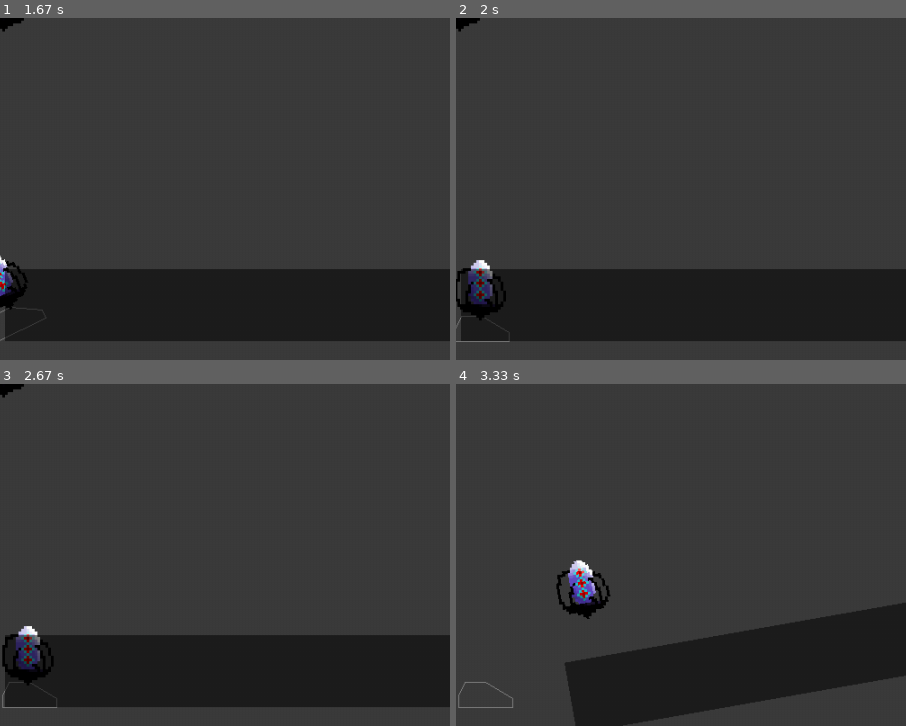
Above: before the commit, frames 1-4 (two rows, left to right).
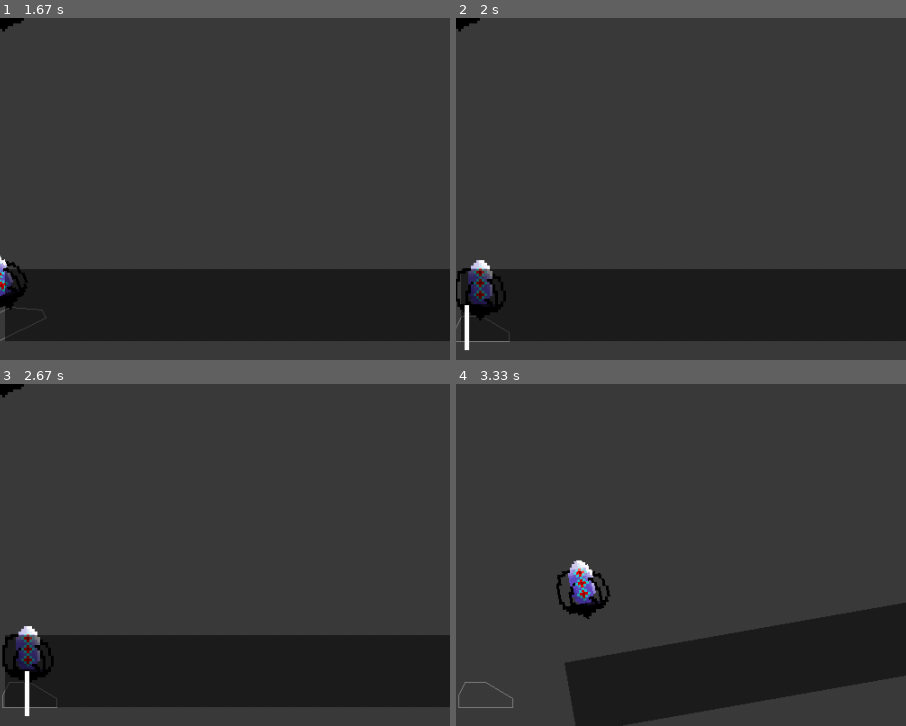
Above: after the commit, the same moments.

Repository: fireing123/pygame_phyics
Game: pygame game, started from example.py
The game is run twice, just before and just after one commit, with the same random seed, the same clock (stepped at 60 frames per second) and the same inputs.
Inputs (mouse positions are % of the whole screen's width and height, from its top left):
- Up to frame 1 (1.67 s): tap Enter at 0.33 s; click (50, 54) at 0.72 s; click (70, 92) at 1.55 s
- Up to frame 2 (2 s): tap Space at 1.83 s
- Up to frame 3 (2.67 s): tap Space at 2.23, 2.53 s
- Up to frame 4 (3.33 s): click (40, 47) at 2.72 s; tap Space at 3.07 s; tap W at 3.15 s
The pictures show only the part of the screen within x 39-89%, y 50-100%; the shares and areas given below are measured in that part.

Frame 1 is identical in both runs. In frame 2, 0.2% of the frame differs, in the area x 1-4%, y 83-98%; in frame 3, 0.2%, in the area x 5-7%, y 83-98%; in frame 4, nothing differs.

Commit message:
inputfield

Diff:
--- a/pygame_phyics/input.py
+++ b/pygame_phyics/input.py
@@ -8,7 +8,7 @@
     def get_key(cls, key_code):
         """입력을 받는지 확인함니다"""
 
-        if cls.key_board.get(key_code) <= 2:
+        if cls.key_board.get(key_code, 0) <= 2:
             return True
         return False
 
@@ -16,7 +16,7 @@
     def get_key_down(cls, key_code):
         """이 키가 눌리는 순간인지 확인합니다"""
 
-        if cls.key_board.get(key_code) == 2:
+        if cls.key_board.get(key_code, 0) == 2:
             return True
         return False
 
@@ -24,7 +24,7 @@
     def get_key_up(cls, key_code):
         """이 키가 더이상 입력을 받지 않는지 확인합니다"""
 
-        if cls.key_board.get(key_code) == 1:
+        if cls.key_board.get(key_code, 0) == 1:
             return True
         return False
 
--- a/pygame_phyics/object.py
+++ b/pygame_phyics/object.py
@@ -15,7 +15,7 @@
 from pygame_phyics.event import Event
 import pygame_phyics.util as util
 from pygame_phyics.vector import Vector
-from pygame_phyics.timertask import TimerTask
+from pygame_phyics.timertask import TimerTask, OnceTimerTask
 import pygame_phyics.game as game
 import math
 
@@ -283,22 +283,63 @@
         self.image = ImageObject(self, surface=rect, type='topleft')
         self.rect = self.image.rect
         self.image.og_image.fill((0, 0, 0, 128))
+        self.input_line = ImageObject(self, surface=(5, scale[1]), type="topleft")
+        self.input_line.og_image.fill((255,255,255, 255))
+
         self.field = Text(name+"field", tag, visible, layer, position, angle, scale[1], color, font, interval)
         self.text = ""
         self.focused = False
         self.editing_pos = 0
+
         self.text_edit = False
         self.text_editing = ""
         self.text_editing_pos = 0
+
+        self.backspace = False
         self.stay = False
+        self.timertask = TimerTask(600, self.toggle_bar)
+        self.backtime = TimerTask(200, lambda :self.focus_cut(1))
+        self.wait_backspace = OnceTimerTask(1200, self.toggle_backspace)
+
         self.input_event = Event()
-        self.timertask = TimerTask(600, self.toggle_bar)
-        self.input_line = ImageObject(self, surface=(5, scale[1]), type="topleft")
-        self.input_line.og_image.fill((255,255,255, 0))
         game.event_event.add_lisner(self.inputfield_event)
+
+    def bar_reset(self):
+        self.timertask.reset()
+        self.input_line.visible = True
 
     def toggle_bar(self):
         self.input_line.visible = not self.input_line.visible
+
+    def toggle_backspace(self):
+        self.backspace = not self.backspace
+
+    def insert(self, index, value):
+        self.text = util.string_insert(self.text, value, index)
+
+    def cut(self, range):
+        self.text = util.string_cut(self.text, range)
+
+    def focus_insert(self, value):
+        self.insert(self.editing_pos, value)
+        self.set_edit_pos(len(value), add=True)
+
+    def focus_cut(self, size):
+        self.cut((self.editing_pos-size, self.editing_pos))
+        self.set_edit_pos(size, sub=True)
+
+    def set_edit_pos(self, pos, **kwargs):
+        if kwargs.get("add"):
+            pos += self.editing_pos
+        elif kwargs.get("sub"):
+            pos = self.editing_pos - pos
+        length = len(self.text+self.text_editing)
+        if 0 >= pos:
+            self.editing_pos = 0
+        elif pos > length:
+            self.editing_pos = length
+        else:
+            self.editing_pos = pos
 
     def on_mouse_enter(self, pos):
         self.stay = True
@@ -311,11 +352,42 @@
         self.stay = False
 
     def update(self):
+        if Input.get_key_down(pygame.K_BACKSPACE):
+            if len(self.text) > 0 and self.editing_pos > 0:
+                self.focus_cut(1)
+                self.wait_backspace.reset()
+                self.bar_reset()
+
+        elif Input.get_key_down(pygame.K_DELETE):
+            self.cut((self.editing_pos, self.editing_pos+1))
+
+        elif Input.get_key_down(pygame.K_LEFT):
+            self.set_edit_pos(1, sub=True)
+            self.bar_reset()
+
+        elif Input.get_key_down(pygame.K_RIGHT):
+            self.set_edit_pos(1, add=True)
+            self.bar_reset()
+
+        elif Input.get_key_down(13):
+            self.focus_insert(NEWLINE)
+
+        elif Input.get_key_down(pygame.K_KP_ENTER):
+            self.focused = False
+            self.input_event.invoke(self.text)
+
+        elif Input.get_key(pygame.K_BACKSPACE):
+            self.wait_backspace.run_periodic_task()
+
+        elif Input.get_key_up(pygame.K_BACKSPACE):
+            self.backspace = False
+
         self.rect = self.image.rect
         self.image.update()
 
         if not self.stay and Input.get_mouse_down(0):
             self.focused = False
+
         self.field.text = self.text + self.text_editing
         edit_text_pos = self.editing_pos + len(self.text_editing)
 
@@ -324,49 +396,27 @@
 
             if self.input_line.visible:
                 self.input_line.position = self.field.get_position(edit_text_pos)
+
         self.input_line.update()
 
     def inputfield_event(self, event):
         if self.focused:
-            if event.type == pygame.KEYDOWN:
-                if event.key == pygame.K_BACKSPACE:
-                    if len(self.text) > 0 and self.editing_pos > 0:
-                        self.text = util.string_cut(self.text, (self.editing_pos-1, self.editing_pos))
-                        self.editing_pos = max(0, self.editing_pos - 1)
-                        self.timertask.reset()
-
-                elif event.key == pygame.K_DELETE:
-                    self.text = util.string_cut(self.text, (self.editing_pos, self.editing_pos+1))
-
-                elif event.key == pygame.K_LEFT:
-                    self.editing_pos = max(0, self.editing_pos - 1)
-                elif event.key == pygame.K_RIGHT:
-                    self.editing_pos = min(
-                        len(self.text), self.editing_pos + 1
-                    )
-                elif event.key == 13:
-                    self.text = util.string_insert(self.text, NEWLINE, self.editing_pos)
-                    self.editing_pos += 1
-                elif event.key == pygame.K_KP_ENTER:
-                    self.focused = False
-                    self.input_event.invoke(self.text)
-            elif event.type == pygame.TEXTEDITING:
+            if event.type == pygame.TEXTEDITING:
                 self.text_edit = True
                 self.text_editing = event.text
                 self.text_editing_pos = event.start
-                self.timertask.reset()
+                self.bar_reset()
             elif event.type == pygame.TEXTINPUT:
                 self.text_edit = False
                 self.text_editing = ""
-                self.text = util.string_insert(self.text, event.text, self.editing_pos)
-                self.editing_pos += len(event.text)
-                self.timertask.reset()
+                self.focus_insert(event.text)
+                self.bar_reset()
 
     def render(self, surface, camera):
         self.image.render(surface, camera)
-        self.input_line.render(surface, camera)
         self.field.render(surface, camera)
-
+        if self.focused:
+            self.input_line.render(surface, camera)
 class TileMap(GameObject):
     def __init__(self, name: str, tag, visible, layer, tiles, data):
         super().__init__(name, tag, visible, layer)
--- a/pygame_phyics/timertask.py
+++ b/pygame_phyics/timertask.py
@@ -6,7 +6,8 @@
     def __init__(self, tick, event, *value, **kwargs):
         self.tick = tick
         self.last_update = 0
-        if not inspect.ismethod(event):
+        print(type(event), inspect.ismethod(event))
+        if inspect.ismethod(event) and inspect.isfunction(event):
             raise FunctionError(f"입력받은 값은 는 함수가 아닙니다")
         self.event = event
         self.value = value
@@ -21,3 +22,15 @@
 
     def reset(self):
         self.last_update = time.get_ticks()
+
+class OnceTimerTask(TimerTask):
+    def __init__(self, tick, event, *value, **kwargs):
+        super().__init__(tick, event, *value, **kwargs)
+        self.once = False
+
+    def run_periodic_task(self):
+        if time.get_ticks() - self.last_update > self.tick and not self.once:
+            self.event(*self.value, **self.kwargs)
+            self.once = True
+            return True
+        return False
